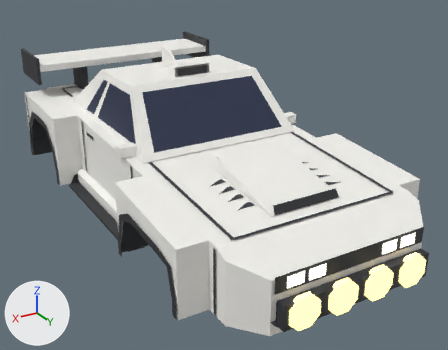
What one commit did to the Blender file assets/meshes/blitz/Blitz.blend.
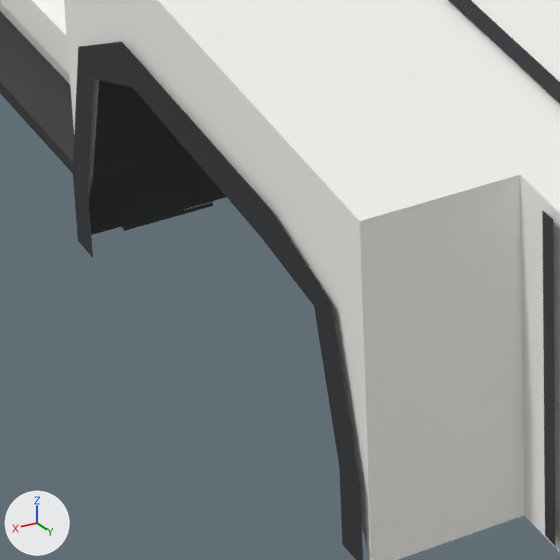
The first picture shows the older version from a 50 mm lens placed at (8.21, 15.48, 6.58), pointed at (-0.28, 1.33, -0.5). The close-ups show the older and then the newer version on the part from 23% to 48% of the width and 59% to 91% of the height of that picture. Only the edits that show in the close-ups are written down. Lighting does not change. The marker at lower left points along +X, +Y and +Z.

Before the edit, the objects in view are built like this:
```python
me_fender_fr = bpy.data.meshes.new('Fender_FR')
me_fender_fr.from_pydata(...)  # 26 vertices, 12 faces; spans x 2.7..3.45, y 1.8..6.0, z -1.42..0.58
me_fender_fr.materials.append(mat_body)  # white #f7f6f1
me_hood = bpy.data.meshes.new('Hood')
me_hood.from_pydata(...)  # 65 vertices, 48 faces; spans x -3.45..3.45, y 1.8..6.0, z 0.26..0.58
me_hood.materials.append(mat_body)  # white #f7f6f1
me_ink_hood = bpy.data.meshes.new('Ink_Hood')
me_ink_hood.from_pydata(...)  # 12 vertices, 3 faces; spans x -2.3..2.3, y 1.85..5.95, z 0.3..0.61
me_ink_hood.materials.append(mat_trim)  # dark grey #2f3035
ob_fender_fr = bpy.data.objects.new('Fender_FR', me_fender_fr)
ob_fender_fr.location = (0.0, 0.0, 0.0)
ob_hood = bpy.data.objects.new('Hood', me_hood)
ob_hood.location = (0.0, 0.0, 0.0)
ob_ink_hood = bpy.data.objects.new('Ink_Hood', me_ink_hood)
ob_ink_hood.location = (0.0, 0.0, 0.0)
# also in view: 'Underbody' at (0.0, 0.52, -0.6); 'ArchLip_FR' at (3.48, 4.05, -0.68); 'Ink_BumpF_R' at (2.73, 5.95, -0.56); 'Opt_Skirts_Blade_AccSideBlade_R' at (2.95, 0.0, -1.3); 'Opt_Skirts_Side_AccSkirt_R' at (2.8, 0.0, -1.22)
```
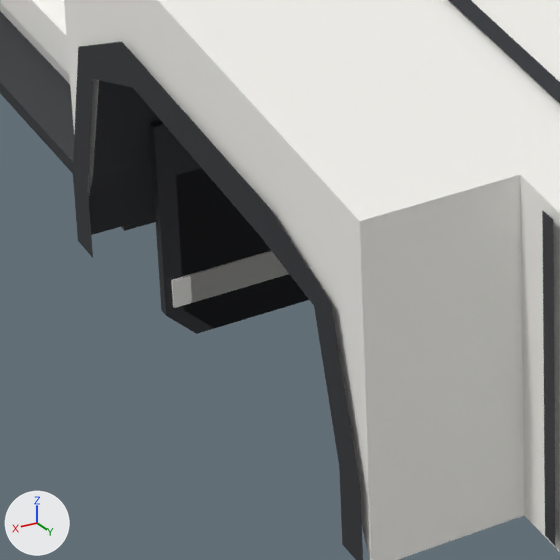
Boxes [x1, y1, x2, y2] around the edits, measured in the close-ups (560 x 560 px):
'Opt_Mudflaps_Long_AccMudflapsLong', added: after [149, 120, 309, 334]
'Opt_Mudflaps_Rally_AccMudflaps', added: after [176, 169, 308, 328]
'Opt_Mudflaps_Long_AccMudflapsLongBand', added: after [171, 251, 289, 308]
'Opt_Mudflaps_Rally_AccMudflapsBand', added: after [189, 251, 288, 303]

What the commit changed:
Mesh me_opt_mudflaps_long_accmudflapslongband is new.
It consists of a box spanning x 2.04..3.12, y 2.7..2.8, z -1.75..-1.59; a box spanning x -3.12..-2.04, y 2.7..2.8, z -1.75..-1.59; a box spanning x 2.04..3.12, y -5.4..-5.3, z -1.75..-1.59; a box spanning x -3.12..-2.04, y -5.4..-5.3, z -1.75..-1.59.
It uses material mat_body (white #f7f6f1).
Mesh me_opt_mudflaps_long_accmudflapslong is new.
It has 40 vertices, 28 faces and spans x -3.16..3.16, y -5.38..2.78, z -1.95..-0.7.
It uses material mat_trim (dark grey #2f3035).
Mesh me_opt_mudflaps_rally_accmudflapsband is new.
It consists of a box spanning x 2.14..3.02, y 2.7..2.8, z -1.75..-1.59; a box spanning x -3.02..-2.14, y 2.7..2.8, z -1.75..-1.59; a box spanning x 2.14..3.02, y -5.4..-5.3, z -1.75..-1.59; a box spanning x -3.02..-2.14, y -5.4..-5.3, z -1.75..-1.59.
It uses material mat_body (white #f7f6f1).
Mesh me_opt_mudflaps_rally_accmudflaps is new.
It has 40 vertices, 28 faces and spans x -3.06..3.06, y -5.38..2.78, z -1.95..-1.0.
It uses material mat_trim (dark grey #2f3035).
Object 'Opt_Mudflaps_Long_AccMudflapsLongBand' (ob_opt_mudflaps_long_accmudflapslongband) is new; it shows me_opt_mudflaps_long_accmudflapslongband.
Its location is (0.0, 0.0, 0.0).
Object 'Opt_Mudflaps_Long_AccMudflapsLong' (ob_opt_mudflaps_long_accmudflapslong) is new; it shows me_opt_mudflaps_long_accmudflapslong.
Its location is (0.0, 0.0, 0.0).
Object 'Opt_Mudflaps_Rally_AccMudflapsBand' (ob_opt_mudflaps_rally_accmudflapsband) is new; it shows me_opt_mudflaps_rally_accmudflapsband.
Its location is (0.0, 0.0, 0.0).
Object 'Opt_Mudflaps_Rally_AccMudflaps' (ob_opt_mudflaps_rally_accmudflaps) is new; it shows me_opt_mudflaps_rally_accmudflaps.
Its location is (0.0, 0.0, 0.0).
